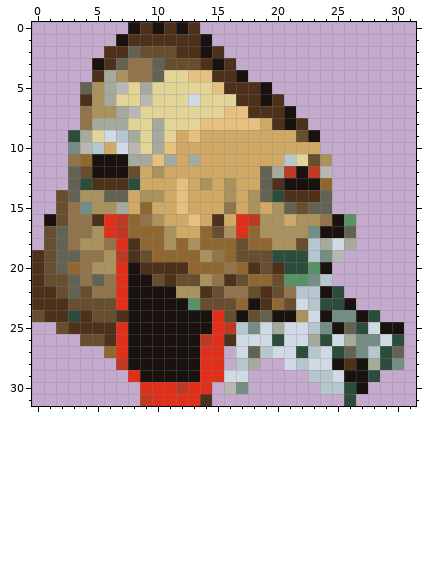
Pixel-art sprite -- Resources/UpgradeIcons/HungryBully.png. Above, as it was before the edit.
The file is 32x32 pixels. Colours within 5 levels of each other are drawn and written as one.
The result:
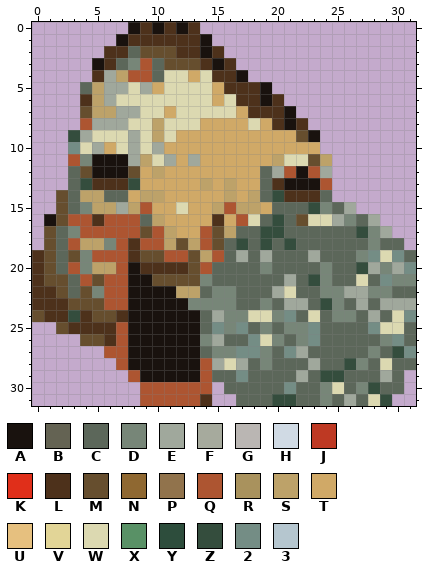
Palette (. is transparent): A #19120e  B #646353  C #5c675a  D #778678  E #a0a89c  F #a6aa9d  G #bab6b3  H #d0dae4  J #be3923  K #e02f1a  L #4d311b  M #664e2e  N #8f6831  P #91734c  Q #ad5531  R #a9925d  S #bda269  T #d0a967  U #e6c07f  V #e2d597  W #dcd9b1  X #599166  Y #2d4d3c  Z #344d3d  2 #748d85  3 #b5c6cf
Change:
Changed rows in their new state; - is an unchanged pixel.
first column x 2:
 2 ------C-----------------------
 3 -----CDQC---------------------
 4 ----ESQQCWWTW-----------------
 5 --CSEEWETWWWWT----------------
 6 ---SEWWWWWWWWTW---------------
 7 --MSSEEWWTWWWWWT--------------
 8 --QEEEWWSWWWTTTTW-------------
 9 -ZEWWWEWSW-T------------------
10 --WE-WEWET--------------------
11 -QD---ESWE-E------SWW-S-------
12 -C------S--------CEQ-QE-------
13 -CZ---Z---T-S-S--C----Q-------
14 -CSSCC-SS-T---S-SCZ---C-------
15 -CDSSESQ--W--SQSS-CCCZDCE-----
16 -QQ-QQQCS--T---QWCZCMWWEDCE---
17 CDQQQQQMQS--Q-SCCZZCCCCCCZDE--
18 CQSSDQ-QQSMSQMCZCZCZCCCCCCDCC-
19 CMDQQQ--MQQMSQCECECCCECCCD2W2C
20 CQDSSQ-----MQCCCCDCCCCDCCZEDE2
21 -CQMQQ---M--DCCCCCCECZDCCWC2DD
22 -C-DQQ----SSCDDCCCEWCCDDEEDDCC
23 ----QQ-----DDDDCCDCEECZDCECEEE
24 -Z----------CEDDWWD2CWCDDCECW2
25 -----Q------C2D2CDCDD2CCCC2WWC
26 -----Q------DECC2WDCD2CCCCCD2C
27 ----QQ------CDD22DC2ECCCCCDCZ2
28 -----Q------QEWECDCCCECCZDCWCC
29 ------Q-----QCC2CCCCECZZCCCEC-
30 -------QQQQQQ-CCCCC2CCDWCDZCC-
31 -------QQQQQ---CCCZZCCDCECWZ--
